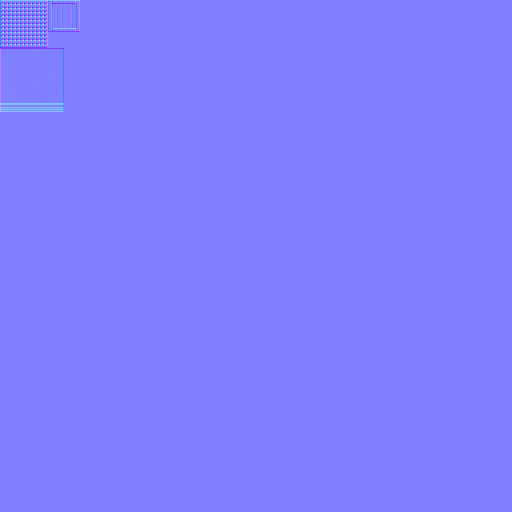
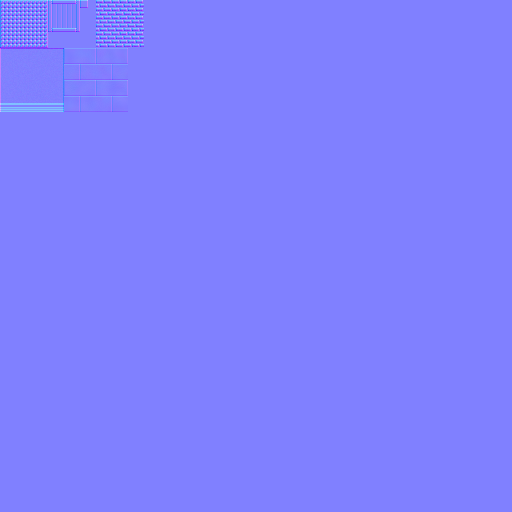
Before/after of a 512 x 512 layered artwork. What changed in the layer stack:
added layer "Paint Layer 1" (56%) above "Background" over (x1=64, y1=0, x2=144, y2=112)
painted on "Background" over (x1=64, y1=0, x2=144, y2=112)
